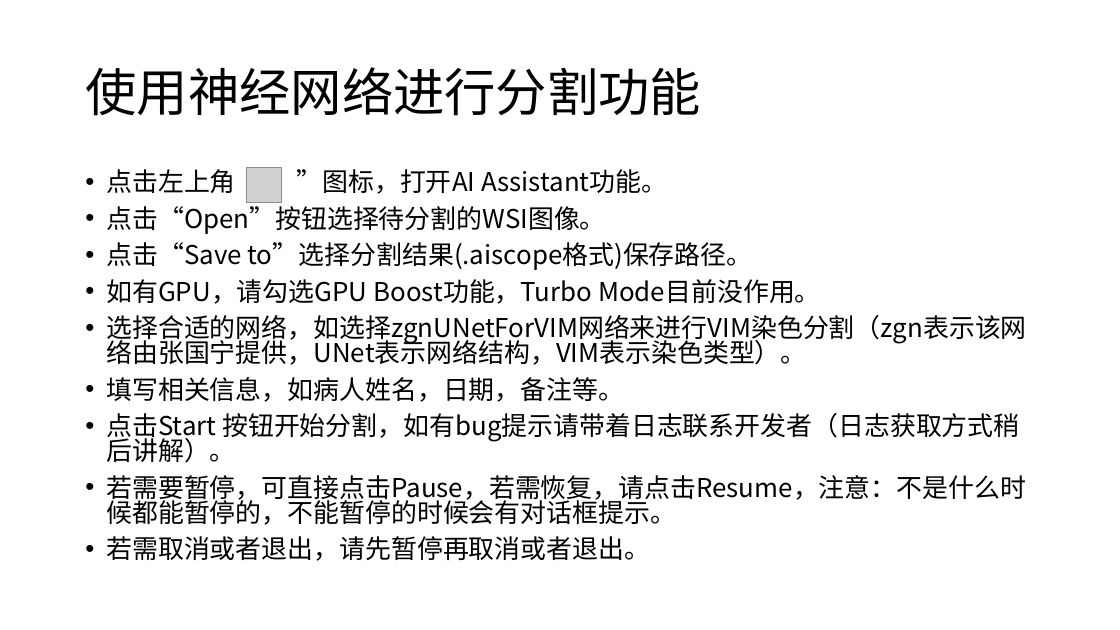
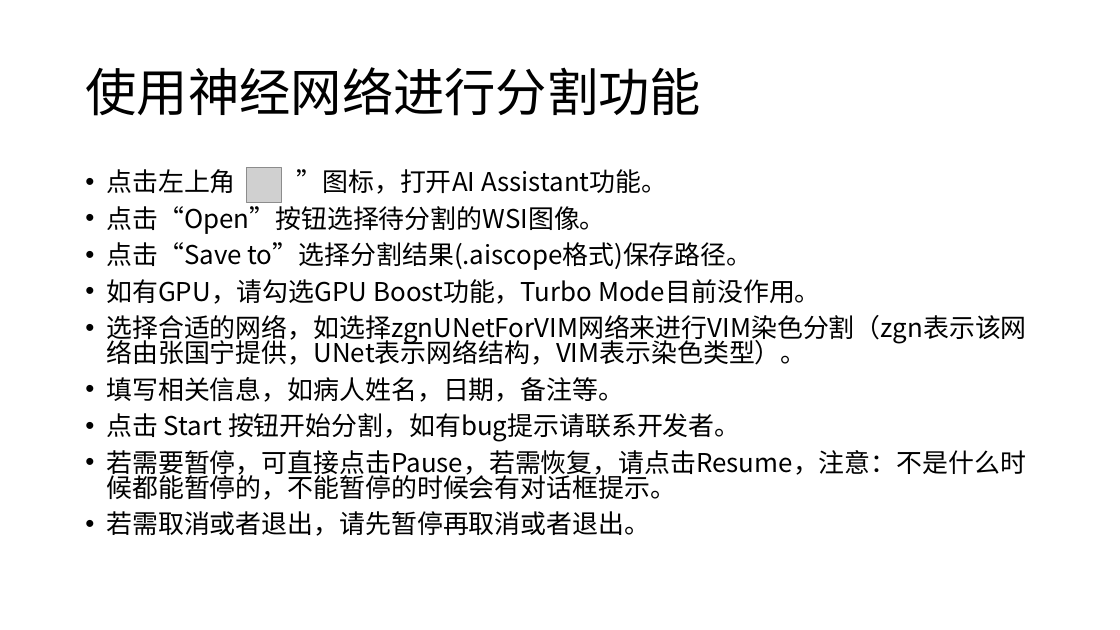
Before and after one commit to RisingEntropy/CellScope, a slide deck: slide 5 of res/CellScope Tutorial.pptx. Drawn at 1120x630 pixels with LibreOffice and Linux fonts; fonts in the diff are those of the drawing; grey boxes stand for pictures. Boxes give left, top, right and bottom in pixels: in the first picture for what was removed or moved away, otherwise in the second. Text is boxed around its words. In the diff, an @@ line names an element or a change of style, - is before the commit and + after.

```diff
--- a/res/CellScope Tutorial.pptx
+++ b/res/CellScope Tutorial.pptx
@@ text at (x1=106, y1=413, x2=740, y2=442): text changed @@
-• 点击Start 按钮开始分割，如有bug提示请带着日志联系开发者（日志获取方式稍后讲解）。
+• 点击 Start 按钮开始分割，如有bug提示请联系开发者。
```
Also in this commit, not shown: 2 other slides changed, 1 slide removed, 6 other files.
